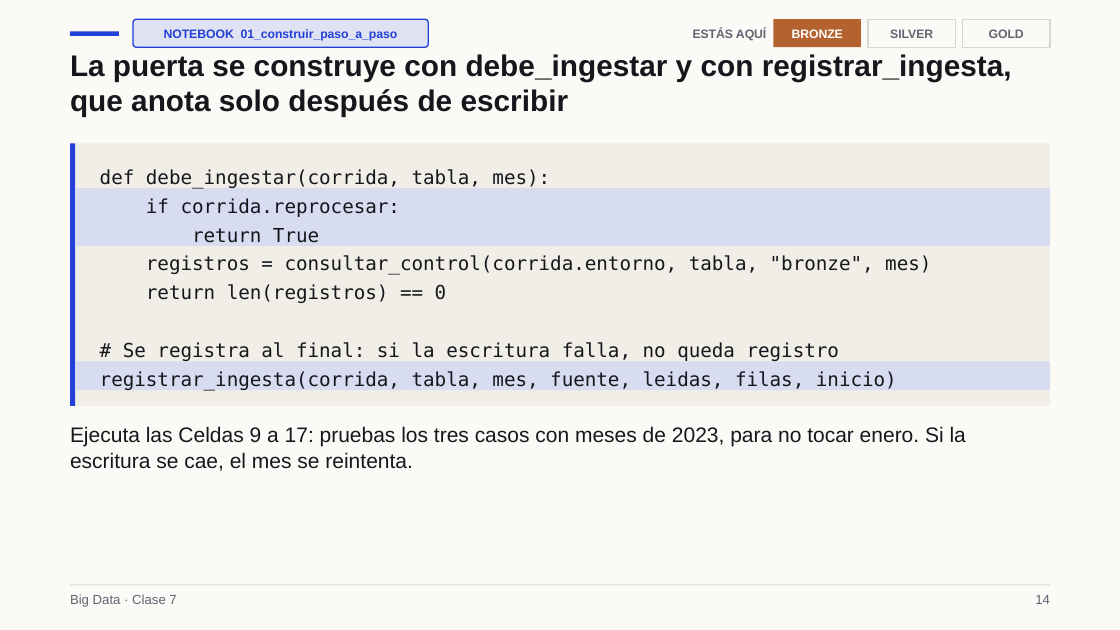
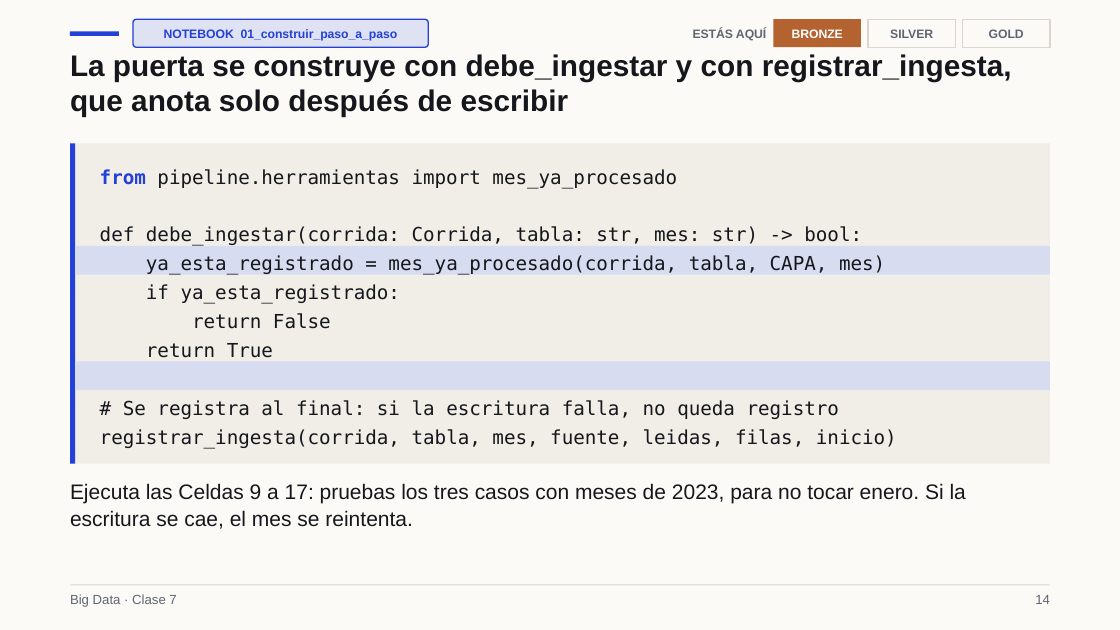
Before and after one commit to Apaezc/bigdata-udem-2026, a slide deck: slide 14 of curso/clase07/deck_corto/slides.pptx. Drawn at 1120x630 pixels with LibreOffice and Linux fonts; fonts in the diff are those of the drawing. Boxes give left, top, right and bottom in pixels: in the first picture for what was removed or moved away, otherwise in the second. Text is boxed around its words. In the diff, an @@ line names an element or a change of style, - is before the commit and + after.

```diff
--- a/curso/clase07/deck_corto/slides.pptx
+++ b/curso/clase07/deck_corto/slides.pptx
@@ rectangle resized from (x1=70, y1=144, x2=1050, y2=406) to (x1=70, y1=144, x2=1050, y2=464) @@
@@ rectangle resized from (x1=70, y1=144, x2=75, y2=406) to (x1=70, y1=144, x2=75, y2=464) @@
@@ text at (x1=100, y1=169, x2=885, y2=329): text changed @@
-def debe_ingestar(corrida, tabla, mes):
-if corrida.reprocesar:
+from pipeline.herramientas import mes_ya_procesado
+def debe_ingestar(corrida: Corrida, tabla: str, mes: str) -> bool:
+ya_esta_registrado = mes_ya_procesado(corrida, tabla, CAPA, mes)
+if ya_esta_registrado:
+return False
@@ rectangle removed at (x1=76, y1=188, x2=1050, y2=217) @@
@@ rectangle moved from (x1=76, y1=217, x2=1050, y2=245) to (x1=76, y1=246, x2=1050, y2=275) @@
@@ text at (x1=146, y1=255, x2=931, y2=303): paragraphs removed @@
-registros = consultar_control(corrida.entorno, tabla, "bronze", mes)
-return len(registros) == 0
@@ text "Ejecuta las Celdas 9 a ..." moved from (x1=70, y1=426, x2=966, y2=471) to (x1=70, y1=483, x2=966, y2=529) @@
```
Also in this commit, not shown: 4 other slides changed, 1 slide added, 1 slide removed, 17 other files.
